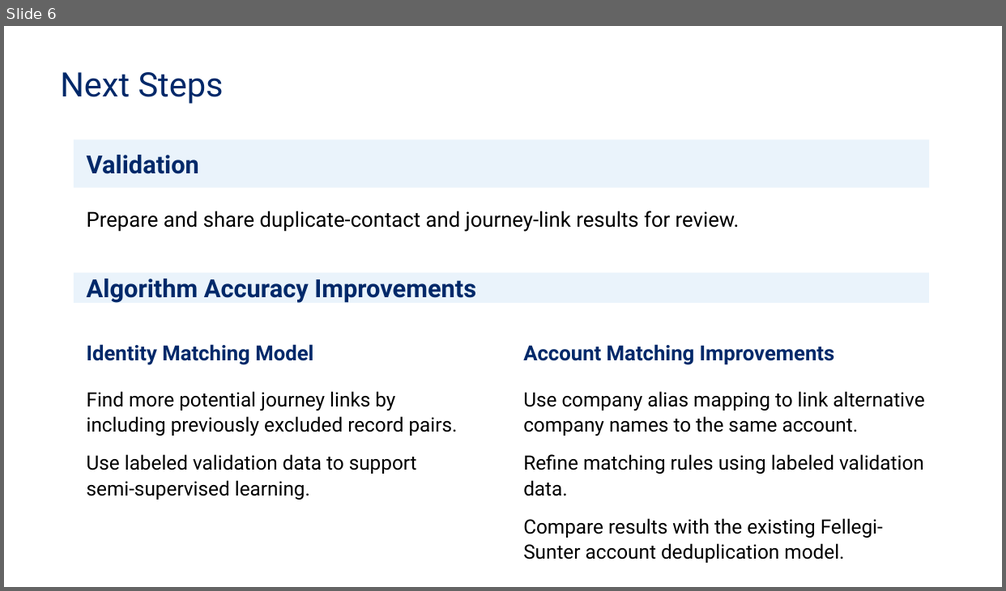
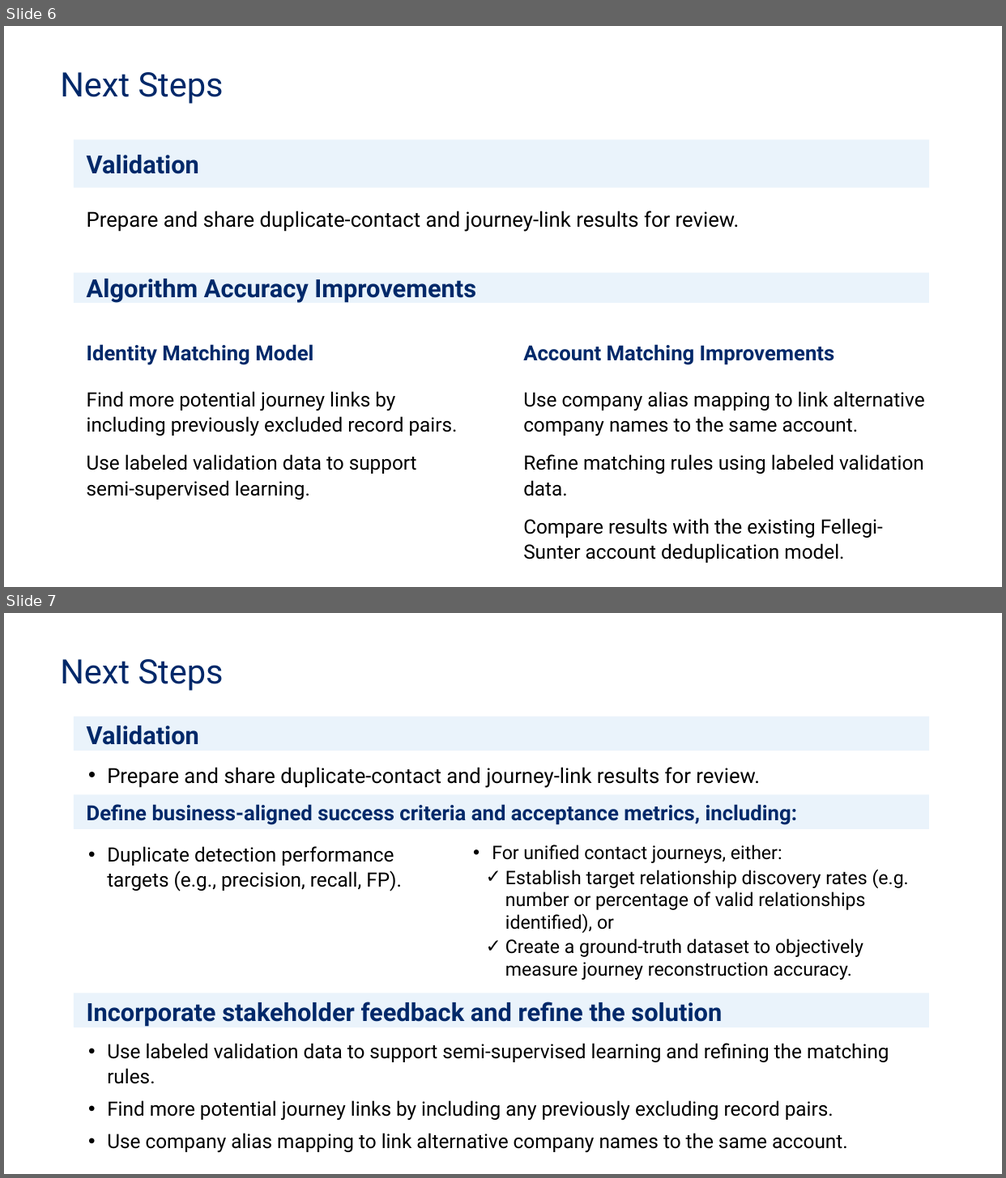
Before and after one commit to vidyasagarsvn/standalone-scripts, a slide deck: test.pptx. Shown one above the other, each under a label of ours: slide 6 before the commit, slides 6 and 7 after it. The pictures are 1006x591 and 1006x1178 pixels, drawn with LibreOffice and Linux fonts; fonts in the diff are those of the drawing. Boxes give left, top, right and bottom in pixels: in the first picture for what was removed or moved away, otherwise in the second. Text is boxed around its words. In the diff, an @@ line names an element or a change of style, - is before the commit and + after.

```diff
--- a/test.pptx
+++ b/test.pptx
@@ slide 7 added at [4,613,1002,1174], background #FFFFFF @@
@@ title added at [60,659,224,691], 32.4 pt, text #002869 @@
+Next Steps
@@ text added at [74,717,929,751], fill #EAF3FB, 24 pt, text #002869, bold @@
+Validation
@@ text added at [107,767,760,788], 20 pt, text #000000 @@
+• Prepare and share duplicate-contact and journey-link results for review.
@@ rectangle added at [74,795,929,829], fill #EAF3FB, 20 pt, text #002869, bold @@
+Define business-aligned success criteria and acceptance metrics, including:
@@ text added at [107,846,402,892], 19 pt, text #000000 @@
+• Duplicate detection performance targets (e.g., precision, recall, FP).
@@ text added at [492,845,909,980], 18 pt, text #000000 @@
+• For unified contact journeys, either:
+  ✓ Establish target relationship discovery rates (e.g. number or percentage of valid relationships identified), or
+  ✓ Create a ground-truth dataset to objectively measure journey reconstruction accuracy.
@@ rectangle added at [74,994,929,1028], fill #EAF3FB, 24 pt, text #002869, bold @@
+Incorporate stakeholder feedback and refine the solution
@@ text added at [107,1043,889,1152], 19 pt, text #000000 @@
+• Use labeled validation data to support semi-supervised learning and refining the matching rules.
+• Find more potential journey links by including any previously excluding record pairs.
+• Use company alias mapping to link alternative company names to the same account.
```
Also in this commit, not shown: 3 slides changed.
